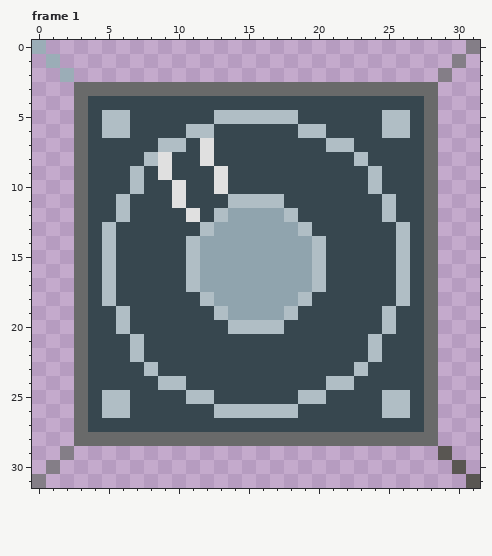
Edited in one commit: pixel-art file (RawArt/Art Material/electronic/Heat Sink Core.aseprite). This is how it looked before the edit.
32x32 pixels, 1 frame. Shown: frame 1. The commit also changed other frames, which this record leaves out.
Now the later version:
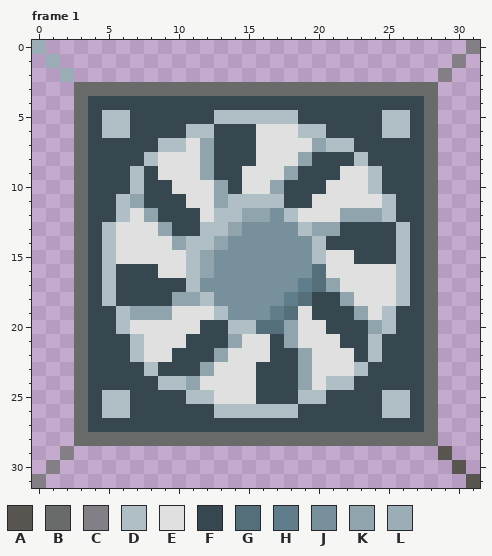
Palette (. is transparent): A #595652  B #696a6a  C #847e87  D #b0bec5  E #e0e0e0  F #37474f  G #546e7a  H #607d8b  J #78909c  K #90a4ae  L #9badb7
Edits made:
--- frame 1, layer "Heat Sink core"
@@ x 0..31 @@
  5 ...BFDDFFFFFFDDDDDDFFFFFFDDFB...
- 6 ...BFDDFFFFDDFFFFFFDDFFFFDDFB...
- 7 ...BFFFFFDDFEFFFFFFFFDDFFFFFB...
- 8 ...BFFFFDEFFEFFFFFFFFFFDFFFFB...
- 9 ...BFFFDFEFFFEFFFFFFFFFFDFFFB...
-10 ...BFFFDFFEFFEFFFFFFFFFFDFFFB...
-11 ...BFFDFFFEFFFDDDDFFFFFFFDFFB...
-12 ...BFFDFFFFEFDKKKKDFFFFFFDFFB...
-13 ...BFDFFFFFFDKKKKKKDFFFFFFDFB...
-14 ...BFDFFFFFDKKKKKKKKDFFFFFDFB...
-15 ...BFDFFFFFDKKKKKKKKDFFFFFDFB...
-16 ...BFDFFFFFDKKKKKKKKDFFFFFDFB...
-17 ...BFDFFFFFDKKKKKKKKDFFFFFDFB...
-18 ...BFDFFFFFFDKKKKKKDFFFFFFDFB...
-19 ...BFFDFFFFFFDKKKKDFFFFFFDFFB...
-20 ...BFFDFFFFFFFDDDDFFFFFFFDFFB...
-21 ...BFFFDFFFFFFFFFFFFFFFFDFFFB...
-22 ...BFFFDFFFFFFFFFFFFFFFFDFFFB...
-23 ...BFFFFDFFFFFFFFFFFFFFDFFFFB...
-24 ...BFFFFFDDFFFFFFFFFFDDFFFFFB...
-25 ...BFDDFFFFDDFFFFFFDDFFFFDDFB...
+ 6 ...BFDDFFFFDDFFFEEEDDFFFFDDFB...
+ 7 ...BFFFFFDDEKFFFEEEEKDDFFFFFB...
+ 8 ...BFFFFDEEEKFFFEEEKFFFDFFFFB...
+ 9 ...BFFFDFEEEKFFEEEKFFFEEDFFFB...
+10 ...BFFFDFFEEEKFEEKFFFEEEDFFFB...
+11 ...BFFDKFFFEEKDDDDFFEEEEEDFFB...
+12 ...BFFDEKFFFEDDKKJDEEEKKKDFFB...
+13 ...BFDEEEKFFDDKJJJJDKKFFFFDFB...
+14 ...BFDEEEEKDDKJJJJJJDFFFFFDFB...
+15 ...BFDEEEEEDKJJJJJJJDEEFFFDFB...
+16 ...BFDFFFEEDKJJJJJJJGEEEEEDFB...
+17 ...BFDFFFFFDJJJJJJJHGKEEEEDFB...
+18 ...BFDFFFFKKDJJJJJHGFFKEEEDFB...
+19 ...BFFDKKKEEEDJJJHGEFFFKEDFFB...
+20 ...BFFDEEEEEFFDDGGKEEFFFKDFFB...
+21 ...BFFFDEEEFFFKEEFKEEEFFDFFFB...
+22 ...BFFFDEEFFFKEEEFFKEEEFDFFFB...
+23 ...BFFFFDFFFKEEEFFFKEEEDFFFFB...
+24 ...BFFFFFDDKEEEEFFFKEDDFFFFFB...
+25 ...BFDDFFFFDDEEEFFFDDFFFFDDFB...
 26 ...BFDDFFFFFFDDDDDDFFFFFFDDFB...
Changed places in both pictures, as pixel boxes (x1, y1, x2, y2):
changed: (116, 124, 396, 404)
